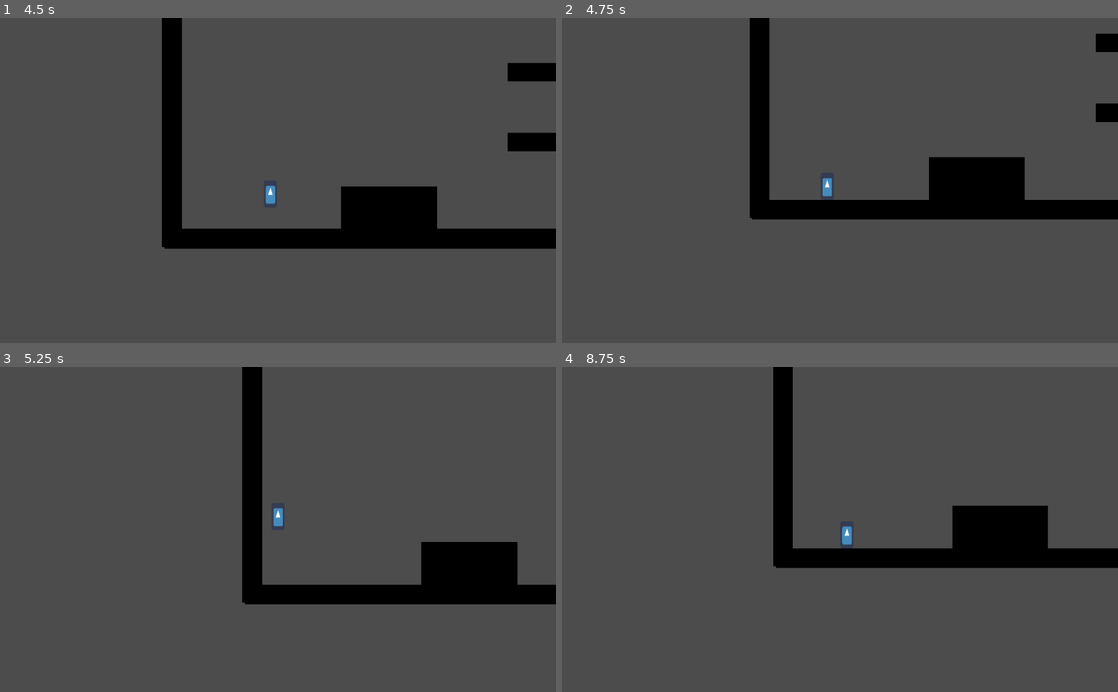
Above: before the commit, frames 1-4 (two rows, left to right).
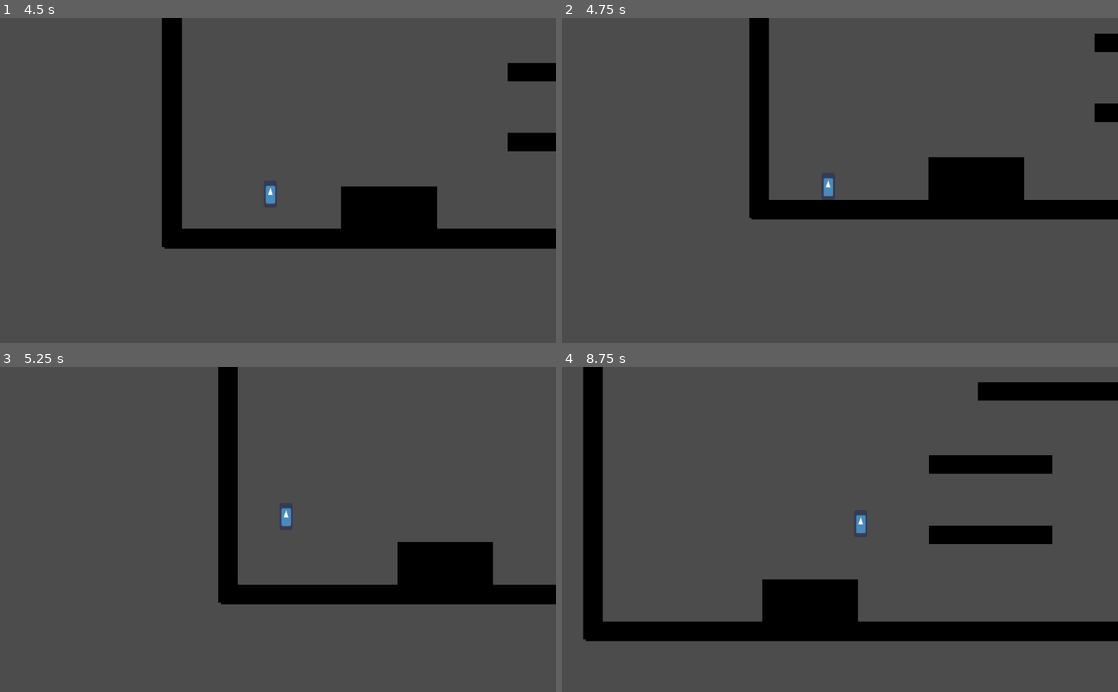
Above: after the commit, the same moments.

Repository: Project-Movement/Project-Movement
Game: Godot game, scene res://Scenes/PlayerTest.tscn
Two runs of this game, one before a commit and one after it. Both use one fixed random seed, a clock stepped at 60 frames per second and the inputs below. The engine's default icon, where the game draws it, is replaced by a stand-in: a white triangle on a blue panel in a dark square.
Inputs (mouse positions are in pixels of both pictures, inside the frame that each line leads up to):
- Up to frame 1 (4.5 s): move the mouse to (400, 164) at 0.52 s; hold Space (jump) 0.53-1.28 s; hold D (right) 0.53-2.03 s; move the mouse to (166, 196) at 1.27 s; tap Shift (dash) at 1.35, 2.85, 4.35 s; tap Space (jump) at 1.52, 1.55, 1.82, 3.02, 3.05, 3.32 s; move the mouse to (333, 109) at 2.02 s; hold A (left) 2.03-2.78 s; hold Space (jump) 2.03-2.78 s; move the mouse to (250, 245) at 2.77 s; hold D (right) 2.78-4.28 s; move the mouse to (444, 229) at 3.52 s; hold Space (jump) 3.53-4.28 s; move the mouse to (111, 131) at 4.27 s; hold A (left) from 4.28 s (still down)
- Up to frame 2 (4.75 s): keep holding A (left); tap Space (jump) at 4.52, 4.55 s
- Up to frame 3 (5.25 s): tap Space (jump) at 4.82 s; move the mouse to (305, 529) at 5.02 s; release A (left) at 5.03 s; hold D (right) from 5.03 s (still down); hold Space (jump) from 5.03 s (still down)
- Up to frame 4 (8.75 s): move the mouse to (756, 448) at 5.77 s; release D (right) at 5.78 s; release Space (jump) at 5.78 s; hold A (left) 5.78-7.28 s; tap Shift (dash) at 5.85, 7.35 s; tap Space (jump) at 6.02, 6.05, 6.32, 7.52, 7.55, 7.82 s; move the mouse to (962, 513) at 6.52 s; hold Space (jump) 6.53-7.28 s; move the mouse to (728, 545) at 7.27 s; hold D (right) from 7.28 s (still down); move the mouse to (895, 458) at 8.02 s; hold Space (jump) from 8.03 s (still down)

Frame 1 is identical in both runs. In frame 2, 0.2% of the frame differs, in the area x 33-96%, y 0-62%; in frame 3, 6.4%; in frame 4, 21%, in the area x 3-100%, y 0-85%.

Commit message:
add scuffed wall sliding, wall jumping, bhopping, change wall bouncing to have min speed req

Diff:
--- a/Scenes/PlayerTest.tscn
+++ b/Scenes/PlayerTest.tscn
@@ -21,6 +21,11 @@
 
 [node name="Ground3" parent="Stage" instance=ExtResource( 2 )]
 position = Vector2( -48, -272 )
+rotation = -1.57079
+scale = Vector2( 81.96, 2.36 )
+
+[node name="Ground15" parent="Stage" instance=ExtResource( 2 )]
+position = Vector2( -3008, -728 )
 rotation = -1.57079
 scale = Vector2( 81.96, 2.36 )
 
@@ -53,6 +58,10 @@
 position = Vector2( 440, -288 )
 scale = Vector2( 50.2097, 2.21431 )
 
+[node name="Ground14" parent="Stage" instance=ExtResource( 2 )]
+position = Vector2( -1528, -1064 )
+scale = Vector2( 150, 2.214 )
+
 [node name="Ground9" parent="Stage" instance=ExtResource( 2 )]
 position = Vector2( 2656, -800 )
 scale = Vector2( 50.2097, 2.21431 )
--- a/Scripts/PlayerController.gd
+++ b/Scripts/PlayerController.gd
@@ -5,10 +5,13 @@
 export var h_accel_air = 200
 export var max_h_air_influence_speed = 100
 export var ground_friction = 1100  # friction of ground
+export var exceeding_ground_friction = 3000 # friction of ground when exceeding the max speed
 export var max_grounded_speed = 300  # maximum speed on ground
 export var gravity = 750  # gravitational acceleration
 export var jump_vel = 400  # instantaneous velocity on jump
 export var dash_magnitude: int = 400
+export var walljump_speed = 350
+export var wall_friction = 300
 
 var constant_forces = { "gravity": Vector2(0, gravity) }
 var velocity = Vector2()
@@ -19,6 +22,7 @@
 func _physics_process(delta):
 	player_move(delta)
 	apply_constant_forces(delta)
+	apply_frictions(delta)
 	last_tick_vel = move_and_slide(velocity, Vector2.UP)
 
 
@@ -36,13 +40,22 @@
 
 	# handle jump and double jump (midair jump)
 	if Input.is_action_just_pressed("jump"):
-		if grounded or has_double_jump:
+		if grounded:
 			velocity.y = -jump_vel
-
-		has_double_jump = false if not grounded else true
+		elif is_on_wall():
+			velocity.y = -jump_vel
+			var wall_collider = get_last_slide_collision()
+			velocity.x = walljump_speed if wall_collider.normal.x > 0 else -walljump_speed
+		elif has_double_jump:  # not grounded by double jump is available
+			velocity.y = -jump_vel
+			if (Input.is_action_pressed("left") and velocity.x > 0) or (Input.is_action_pressed("right") and velocity.x < 0):
+				velocity.x = -velocity.x
 
 
-	# apply grounded kinematics
+		has_double_jump = grounded or is_on_wall()  # if we were grounded or on wall, we didn't use double jump
+
+
+	# grounded character movement
 	if grounded:
 		has_double_jump = true  # refresh double jump
 		if Input.is_action_pressed("right"):
@@ -50,13 +63,6 @@
 		if Input.is_action_pressed("left"):
 			velocity.x -= h_accel_ground * delta
 
-		# apply grounded friction - force opposite direction of motion
-		if velocity.x > 0:
-			velocity.x = max(0, velocity.x + -ground_friction * delta)
-			velocity.x = min(max_grounded_speed, velocity.x)
-		if velocity.x < 0:
-			velocity.x = min(0, velocity.x + ground_friction * delta)
-			velocity.x = max(-max_grounded_speed, velocity.x)
 	else:  # not grounded, in air
 		if Input.is_action_pressed("right") and velocity.x < max_h_air_influence_speed:
 			velocity.x += h_accel_air * delta
@@ -73,14 +79,31 @@
 
 func do_any_bounce() -> bool:
 	var has_bounced = false
-	# handle bouncing off walls
-	if is_on_wall() and Input.is_action_pressed("jump"):
+	# handle bouncing off walls, jump up, perfect reflection of x vel
+	if is_on_wall() and Input.is_action_pressed("jump") and abs(velocity.x) > max_grounded_speed * 1.2:
 		velocity.x = -velocity.x
+		# velocity.y = -jump_vel
+		has_bounced = true
+
+	# bouncing off ground, bhopping, perfect preservation of x vel
+	if is_on_floor() and Input.is_action_pressed("jump"):
+		velocity.y = -jump_vel
 		has_bounced = true
 
 	return has_bounced
 
 
+func apply_frictions(delta):
+	if is_on_floor():
+		# apply grounded friction - force opposite direction of motion
+		var friction = ground_friction if abs(velocity.x) <= max_grounded_speed else exceeding_ground_friction
+		if velocity.x > 0:
+			velocity.x = max(0, velocity.x + -friction * delta)
+		if velocity.x < 0:
+			velocity.x = min(0, velocity.x + friction * delta)
+	elif is_on_wall() and velocity.y > 0:
+		# wall sliding, slow down player if falling down wall
+		velocity.y -= wall_friction * delta
 
 func apply_constant_forces(delta):
 	for val in constant_forces.values():
Not shown, changed: README.md
